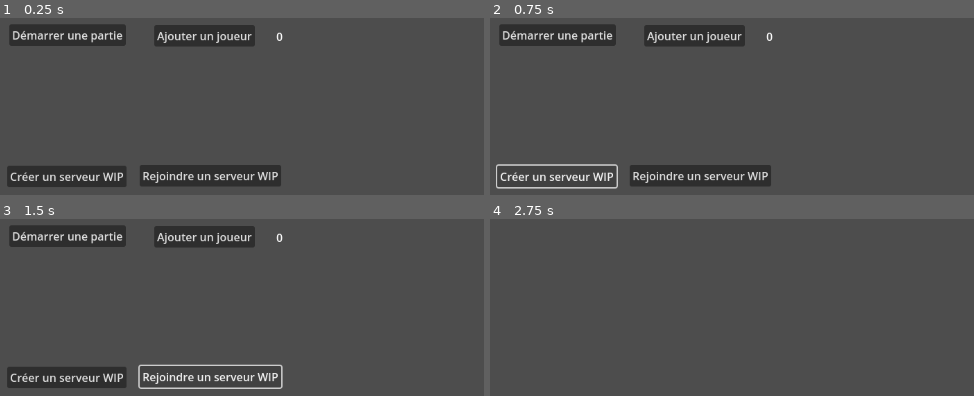
Above: before the commit, frames 1-4 (two rows, left to right).
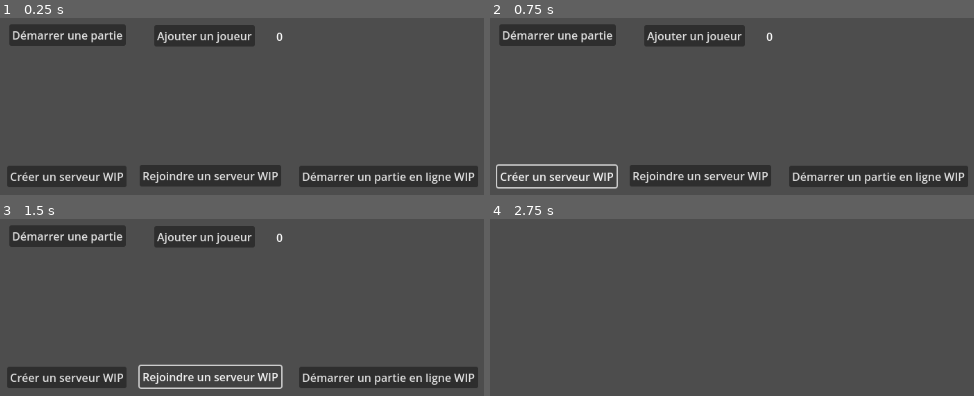
Above: after the commit, the same moments.

Repository: KingSpyder/achtung-die-trophee
Game: Godot game, scene res://src/home/mainMenuScene.tscn
Two runs of this game, one before a commit and one after it. Both use one fixed random seed, a clock stepped at 60 frames per second and the inputs below. This scene is started directly instead of the project's main scene. The engine's default icon, where the game draws it, is replaced by a stand-in: a white triangle on a blue panel in a dark square.
Inputs:
- Up to frame 1 (0.25 s): no input
- Up to frame 2 (0.75 s): click "Créer un serveur WIP" at 0.5 s
- Up to frame 3 (1.5 s): click "Rejoindre un serveur WIP" at 1.25 s
- Up to frame 4 (2.75 s): click "Démarrer une partie" at 2 s

The runs differ from the first frame. In frame 1, 4.0% of the frame differs, in the area x 61-99%, y 83-96%; in frame 2, 4.0%; in frame 3, 4.0%; in frame 4, nothing differs.
Error before the commit: Attempt to call function 'compress' in base 'null instance' on a null instance. (res://src/network/network_controller.gd:80)
Error after the commit: Attempt to call function 'compress' in base 'null instance' on a null instance. (res://src/network/network_controller.gd:78)

Commit message:
chore: add type specification

Diff:
--- a/achtung-remake-godot/project.godot
+++ b/achtung-remake-godot/project.godot
@@ -18,6 +18,7 @@
 [autoload]
 
 GameManager="*res://src/game/game_manager.gd"
+NetworkController="*res://src/network/network_controller.gd"
 
 [input]
 
--- a/achtung-remake-godot/src/game/game_controller.gd
+++ b/achtung-remake-godot/src/game/game_controller.gd
@@ -2,21 +2,17 @@
 
 @export var playerScene: PackedScene
 
-func _ready():
+func _ready() -> void:
 	spawn_players()
-	pass
 
-func _process(delta: float):
-	pass
-
-func spawn_players():
+func spawn_players() -> void:
 	for i in GameManager.players:
 		var player = playerScene.instantiate()
 		player.name = str(GameManager.players[i].id)
 		player.position = get_random_position()
 		add_child(player)
 
-func get_random_position():
+func get_random_position() -> Vector2i:
 	var viewport_size = get_viewport().get_visible_rect().size
 
 	# Generate a random position within the screen, with optional margin
--- a/achtung-remake-godot/src/game/game_manager.gd
+++ b/achtung-remake-godot/src/game/game_manager.gd
@@ -1,9 +1,3 @@
 extends Node
 
 var players = {}
-
-func _ready():
-	pass
-
-func _process(delta):
-	pass
--- a/achtung-remake-godot/src/home/mainMenuScene.tscn
+++ b/achtung-remake-godot/src/home/mainMenuScene.tscn
@@ -1,6 +1,6 @@
 [gd_scene load_steps=3 format=3 uid="uid://dp4578uvik3mj"]
 
-[ext_resource type="Script" uid="uid://binbkcu3g8dh7" path="res://src/network/network_controller.gd" id="1_6jcod"]
+[ext_resource type="Script" uid="uid://cda7b4gu3c714" path="res://src/home/main_menu.gd" id="1_bv18f"]
 [ext_resource type="Script" uid="uid://c8m1iek7tosyc" path="res://src/home/player_number.gd" id="2_bv18f"]
 
 [node name="Main Menu" type="Control"]
@@ -10,7 +10,7 @@
 anchor_bottom = 1.0
 grow_horizontal = 2
 grow_vertical = 2
-script = ExtResource("1_6jcod")
+script = ExtResource("1_bv18f")
 
 [node name="Host" type="Button" parent="."]
 layout_mode = 1
@@ -67,7 +67,13 @@
 offset_bottom = 12.688
 script = ExtResource("2_bv18f")
 
-[connection signal="button_down" from="Host" to="." method="_on_host_button_down"]
-[connection signal="button_down" from="Join" to="." method="_on_join_button_down"]
+[node name="Start Online" type="Button" parent="."]
+layout_mode = 0
+offset_left = 479.0
+offset_top = 281.0
+offset_right = 737.0
+offset_bottom = 312.0
+text = "Démarrer un partie en ligne WIP"
+
 [connection signal="button_down" from="Start" to="." method="_on_start_button_down"]
 [connection signal="button_down" from="AddPlayer" to="." method="_on_add_player_button_down"]
--- /dev/null
+++ b/achtung-remake-godot/src/home/main_menu.gd
@@ -0,0 +1,25 @@
+extends Control
+
+func _ready() -> void:
+	var host_button = $Host
+	var join_button = $Join
+	var start_online_button = $"Start Online"
+
+	host_button.button_down.connect(NetworkController._on_host_button_down)
+	join_button.button_down.connect(NetworkController._on_join_button_down)
+	start_online_button.button_down.connect(NetworkController._on_start_online_button_down)
+
+func _on_add_player_button_down() -> void:
+	var playerSize = GameManager.players.size()
+	var id = playerSize + 2
+	GameManager.players[id] = {
+			"id": id,
+			"name": "guest" + str(id),
+			"score": 0
+		}
+
+
+func _on_start_button_down() -> void:
+	var scene = load("res://src/game/gameScene.tscn").instantiate()
+	get_tree().root.add_child(scene)
+	self.hide()
--- a/achtung-remake-godot/src/home/player_number.gd
+++ b/achtung-remake-godot/src/home/player_number.gd
@@ -1,7 +1,7 @@
 extends Label
 
-func _ready():
+func _ready()  -> void:
 	text = "0"
 
-func _process(delta: float):
+func _process(delta: float) -> void:
 	text = str(GameManager.players.size())
--- a/achtung-remake-godot/src/network/network_controller.gd
+++ b/achtung-remake-godot/src/network/network_controller.gd
@@ -5,33 +5,33 @@
 
 var peer
 
-func _ready():
+func _ready() -> void:
 	multiplayer.peer_connected.connect(peer_connected)
 	multiplayer.peer_disconnected.connect(peer_disconnected)
 	multiplayer.connected_to_server.connect(connected_to_server)
 	multiplayer.connection_failed.connect(connection_failed)
 
-func _process(delta: float):
+func _process(delta: float) -> void:
 	pass
 
 # Peer id 1 is the server
-func peer_connected(id):
+func peer_connected(id: int) -> void:
 	print("Peer Connected %s" % str(id))
 
-func peer_disconnected(id):
+func peer_disconnected(id: int) -> void:
 	print("Peer Connected %s" % str(id))
 	GameManager.players.erase(id)
 	#Todo handle if player is erased
 
-func connected_to_server():
+func connected_to_server() -> void:
 	print("Connected to server")
 	send_player_information.rpc_id(1, multiplayer.get_unique_id(), "guest" + str(multiplayer.get_unique_id()))
 
-func connection_failed():
+func connection_failed() -> void:
 	print("Connection to server failed...")
 
 @rpc("any_peer")
-func send_player_information(id, name):
+func send_player_information(id: int, name: String) -> void:
 	if( not GameManager.players.has(id) ):
 		GameManager.players[id] = {
 			"id": id,
@@ -43,22 +43,20 @@
 		for i in GameManager.players:
 			send_player_information.rpc(GameManager.players[i].id, GameManager.players[i].name)
 
+func _on_start_online_button_down() -> void:
+	start_game.rpc()
+
 @rpc("any_peer", "call_local")
-func start_game_online():
+func start_game() -> void:
 	var scene = load("res://src/game/gameScene.tscn").instantiate()
 	get_tree().root.add_child(scene)
 	self.hide()
 
-@rpc("any_peer", "call_local")
-func start_game():
-	var scene = load("res://src/game/gameScene.tscn").instantiate()
-	get_tree().root.add_child(scene)
-	self.hide()
 
-func _on_host_button_down():
+func _on_host_button_down() -> void:
 	start_host_server()
 
-func start_host_server():
+func start_host_server() -> void:
 	peer = ENetMultiplayerPeer.new()
 	var error = peer.create_server(port, 2)
 
@@ -73,7 +71,7 @@
 	send_player_information(multiplayer.get_unique_id(), "host")
 
 
-func _on_join_button_down():
+func _on_join_button_down() -> void:
 	peer = ENetMultiplayerPeer.new()
 
 	peer.create_client(address, port)
@@ -83,19 +81,3 @@
 
 	print("Connected to server")
 	pass
-
-
-func _on_start_button_down() -> void:
-	start_game.rpc()
-	pass # Replace with function body.
-
-
-func _on_add_player_button_down() -> void:
-	var playerSize = GameManager.players.size()
-	var id = str(playerSize + 2)
-	GameManager.players[id] = {
-			"id": id,
-			"name": "guest" + id,
-			"score": 0
-		}
-	pass # Replace with function body.
--- a/achtung-remake-godot/src/player/player.gd
+++ b/achtung-remake-godot/src/player/player.gd
@@ -8,20 +8,20 @@
 
 var screen_size
 
-func _ready():
+func _ready() -> void:
 	$MultiplayerSynchronizer.set_multiplayer_authority(str(name).to_int())
 	pass
 
-func _process(delta):
+func _process(delta) -> void:
 	if(_is_player_authority()):
 		move(delta)
 
 # Check whether this playerScene belongs to the client
-func _is_player_authority():
+func _is_player_authority() -> bool:
 	return true
 	# return $MultiplayerSynchronizer.get_multiplayer_authority() == multiplayer.get_unique_id()
 
-func move(delta):
+func move(delta) -> void:
 	#Rotation & Movement
 	if Input.is_action_pressed("move_left"):
 		direction = direction.rotated(-rotate_speed * delta)
Not shown, added: achtung-remake-godot/src/home/main_menu.gd.uid
